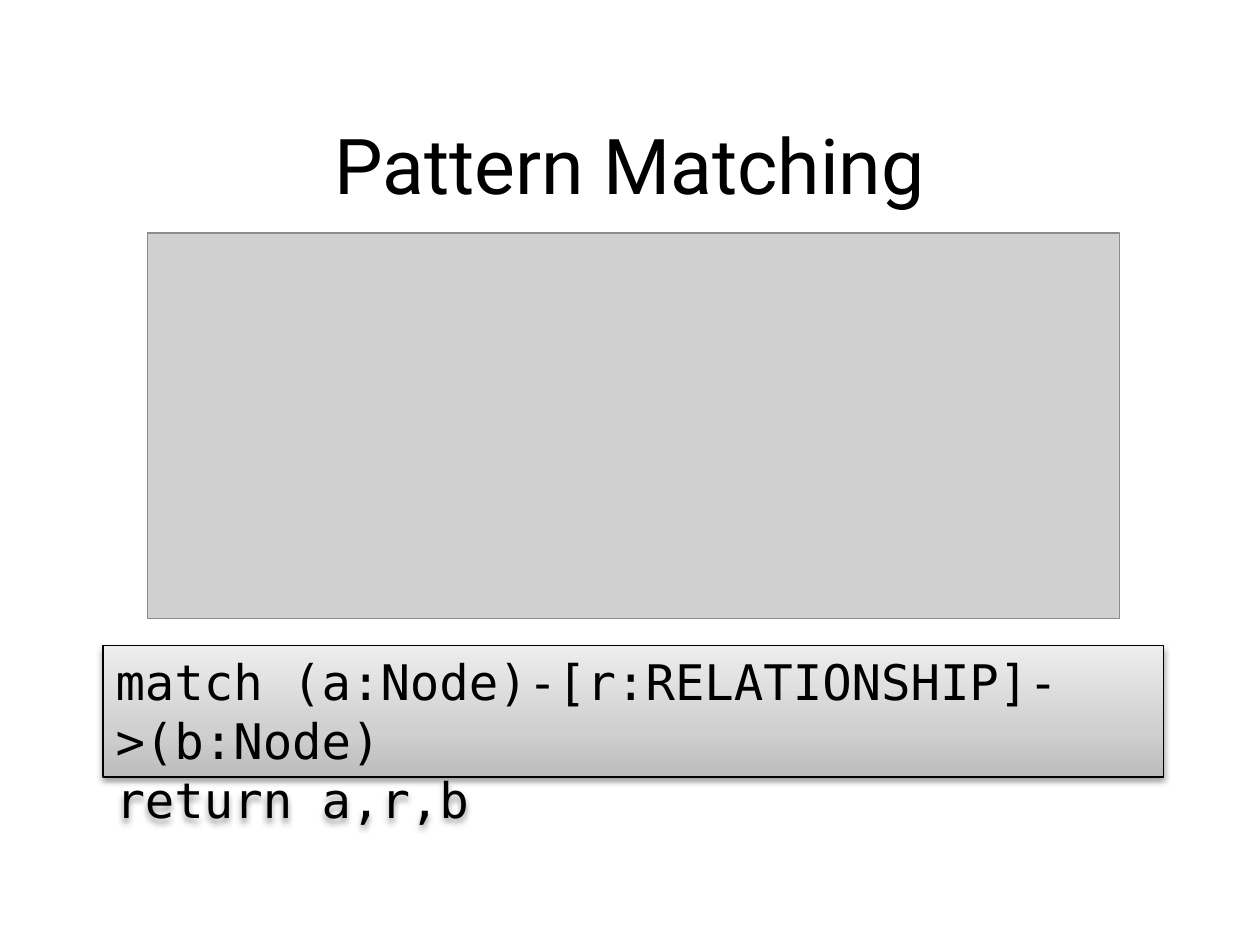
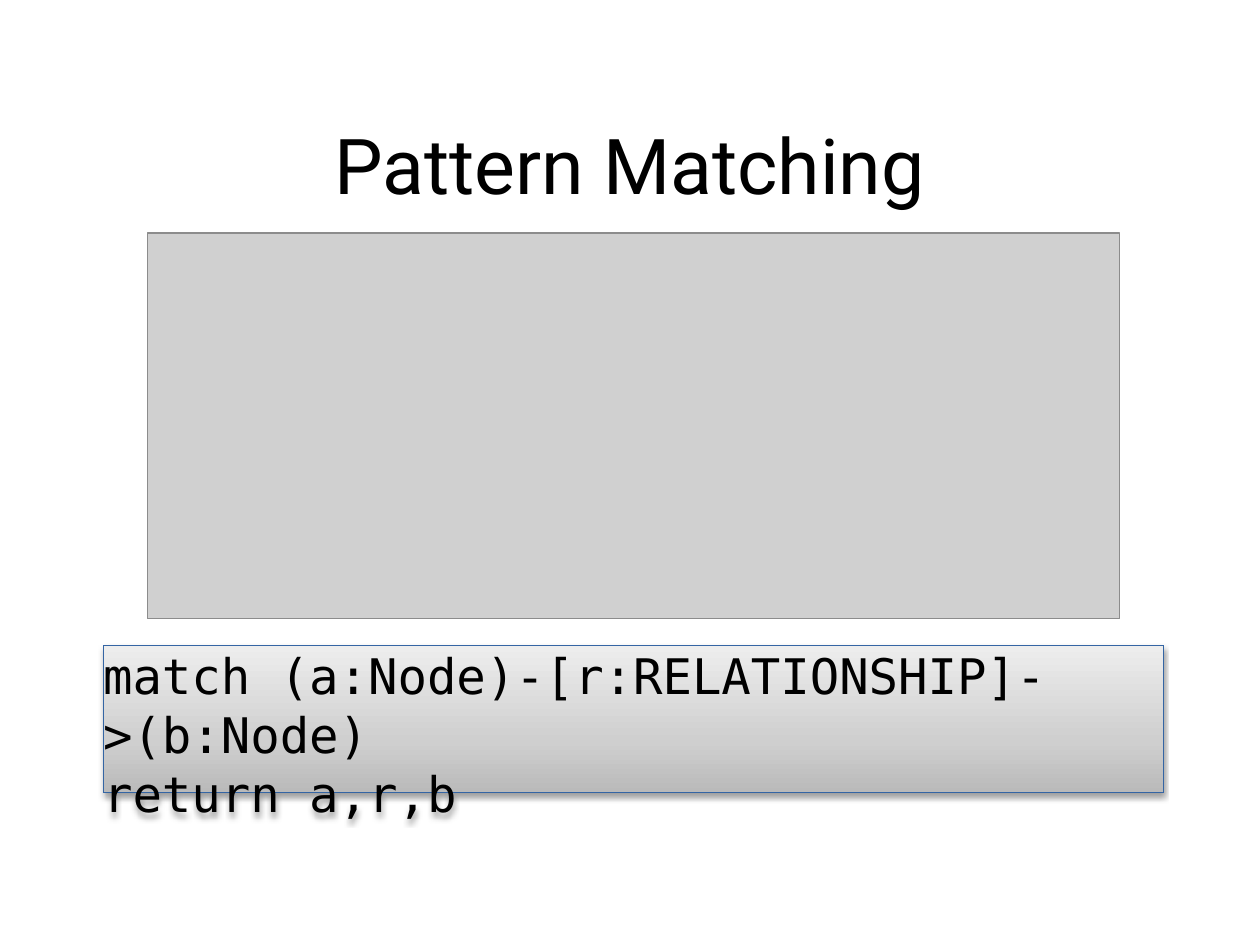
Before and after one commit to HeardLibrary/graphs-without-ontologies, a slide deck: slide 6 of vivo.pptx. Drawn at 1260x945 pixels with LibreOffice and Linux fonts; fonts in the diff are those of the drawing; grey boxes stand for pictures; background and template pictures are left out. Boxes give left, top, right and bottom in pixels: in the first picture for what was removed or moved away, otherwise in the second. Text is boxed around its words. In the diff, an @@ line names an element or a change of style, - is before the commit and + after.

Commit message:
added slides to pptx

```diff
--- a/vivo.pptx
+++ b/vivo.pptx
@@ rectangle "match (a:Node)-[r:RELATIONSHIP]->(b:Node) return a,r,b": place and size @@
-rectangle "match (a:Node)-[r:RELATIONSHIP]->(b:Node) return a,r,b" at (103, 645, 1164, 776)
+rectangle "match (a:Node)-[r:RELATIONSHIP]->(b:Node) return a,r,b" at (103, 645, 1164, 793)
@@ rectangle "match (a:Node)-[r:RELATIONSHIP]->(b:Node) return a,r,b" at (103, 645, 1164, 793): fill gradient #BDBDBD to #D1D1D1 to #EEEEEE to gradient #BABABA to #CFCFCF to #EDEDED; outline #000000 0.75 pt to none; shadow changed @@
```
Also in this commit, not shown: 5 other slides changed, 4 slides added.
